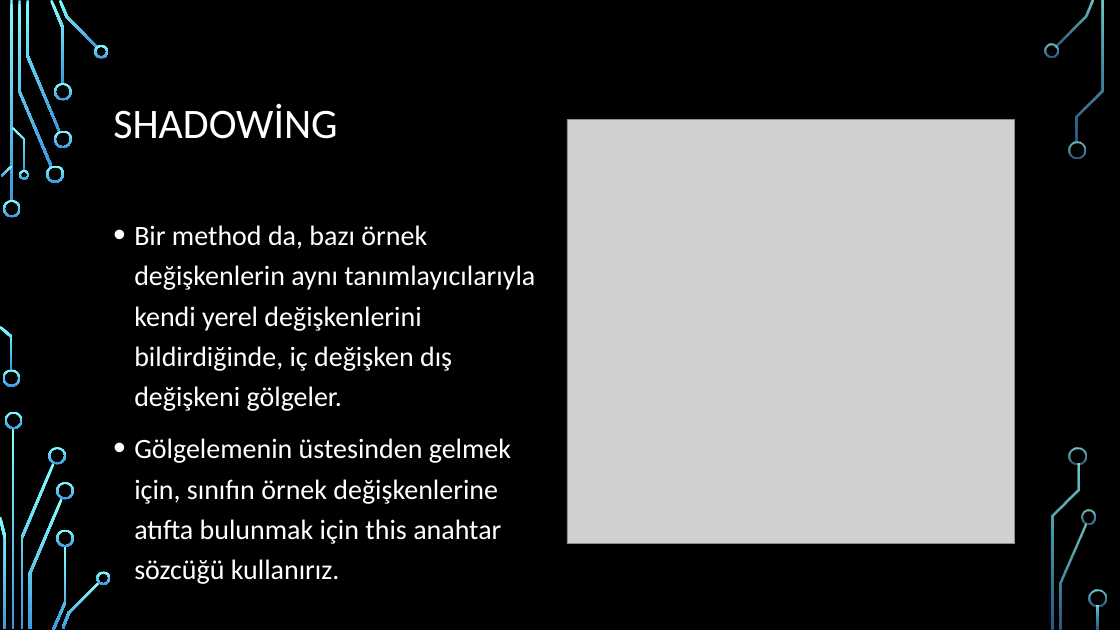
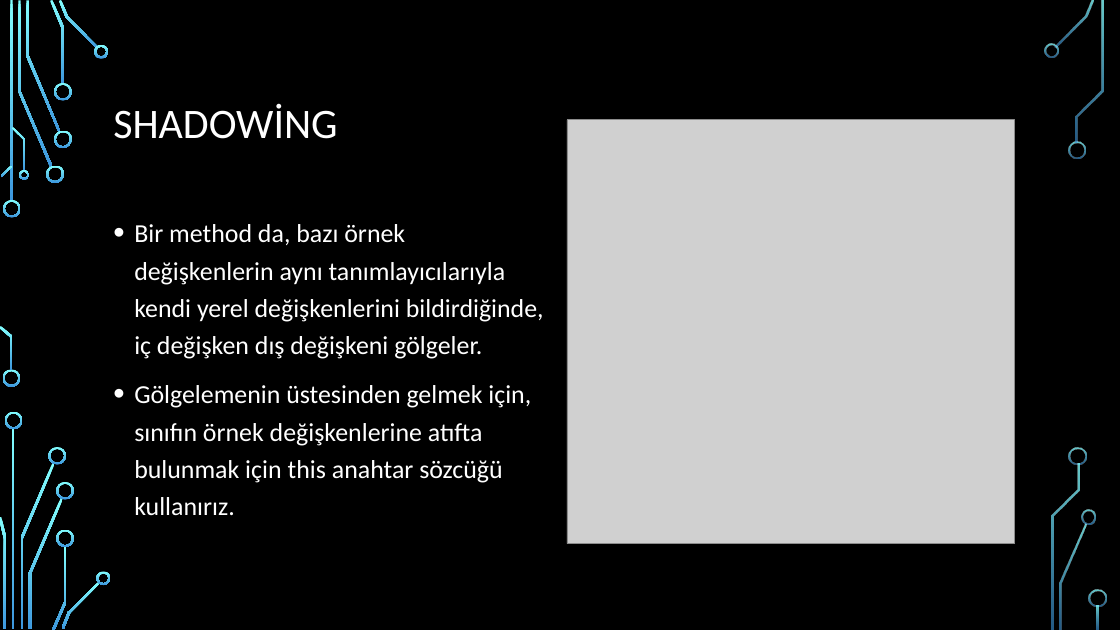
Before and after one commit to burakduman-bilgeadam/sunum, a slide deck: slide 30 of OOPPart2.pptx. Drawn at 1120x630 pixels with LibreOffice and Linux fonts; fonts in the diff are those of the drawing; grey boxes stand for pictures; background and template pictures are left out. Boxes give left, top, right and bottom in pixels: in the first picture for what was removed or moved away, otherwise in the second. Text is boxed around its words. In the diff, an @@ line names an element or a change of style, - is before the commit and + after.

```diff
--- a/OOPPart2.pptx
+++ b/OOPPart2.pptx
@@ text "Bir method da, bazı örnek ..." at bbox=[134, 224, 544, 515]: size 24 to 22.2 pt @@
```
Also in this commit, not shown: 2 other slides changed, 34 slides added.
